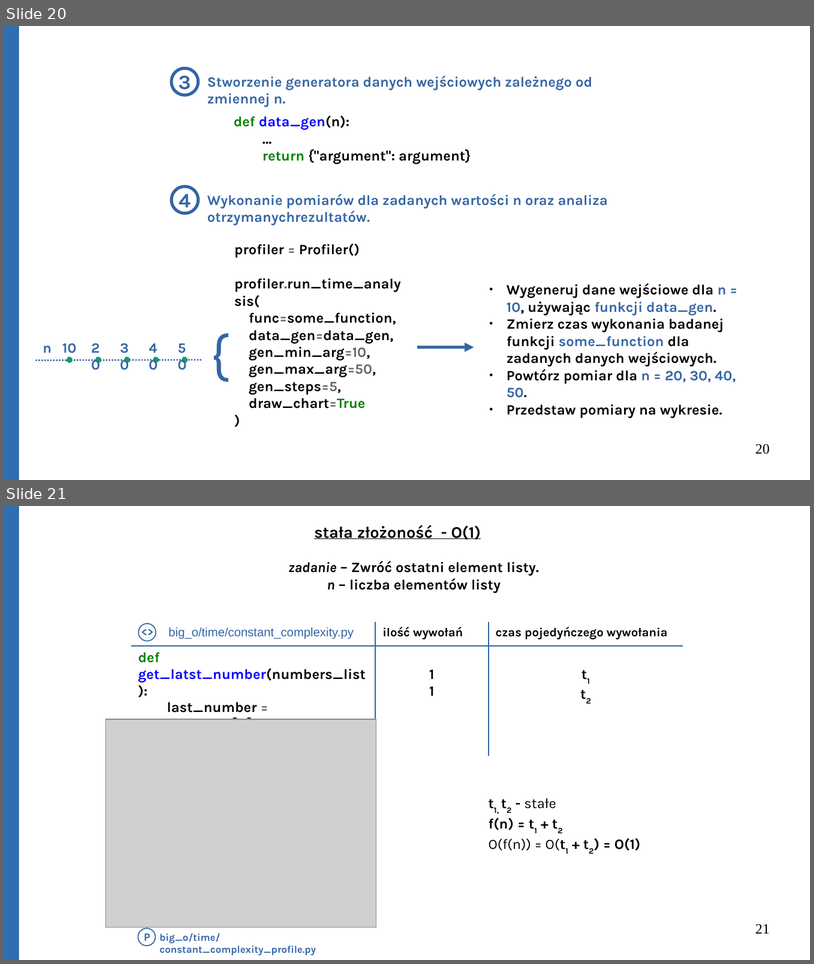
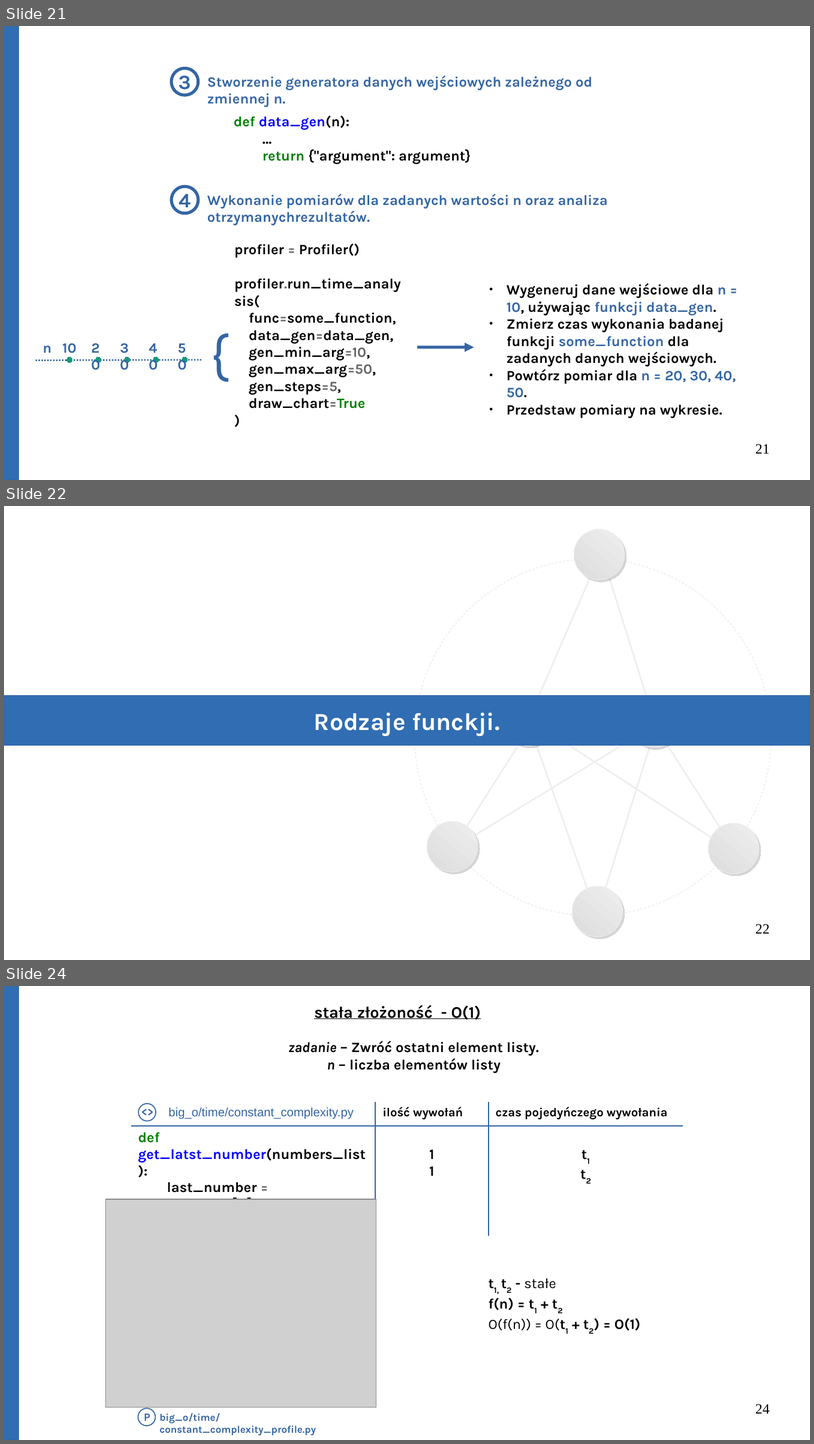
Before and after one commit to Michael-Wisniewski/algorithmic-workshop, a slide deck: gotowa.odp. Shown one above the other, each under a label of ours: slides 20 and 21 before the commit, slides 21, 22 and 24 after it; the slides between them are not shown. The pictures are 814x964 and 814x1444 pixels, drawn with LibreOffice and Linux fonts; fonts in the diff are those of the drawing; grey boxes stand for pictures. Boxes give left, top, right and bottom in pixels: in the first picture for what was removed or moved away, otherwise in the second. Text is boxed around its words. In the diff, an @@ line names an element or a change of style, - is before the commit and + after.

```diff
--- a/gotowa.odp
+++ b/gotowa.odp
@@ slide 22 added at (4,506,810,960), background #FFFFFF @@
@@ group added at (415,529,773,936): 8 lines, 7 ellipses @@
@@ rectangle added at (4,696,810,745), fill #306DB3, outline #3465A4 0 pt, 24 pt, text #FFFFFF, bold @@
+Rodzaje funckji.
@@ page number added at (756,924,770,933), 14 pt, text #000000 @@
+22
@@ what was slide 20 is now slide 21 @@
@@ page number at (756,444,770,453): text changed @@
-20
+21
@@ what was slide 21 is now slide 24 @@
@@ page number at (756,1404,770,1413): text changed @@
-21
+24
```
Also in this commit, not shown: 3 slides changed, 2 other slides added, 1 other file.
